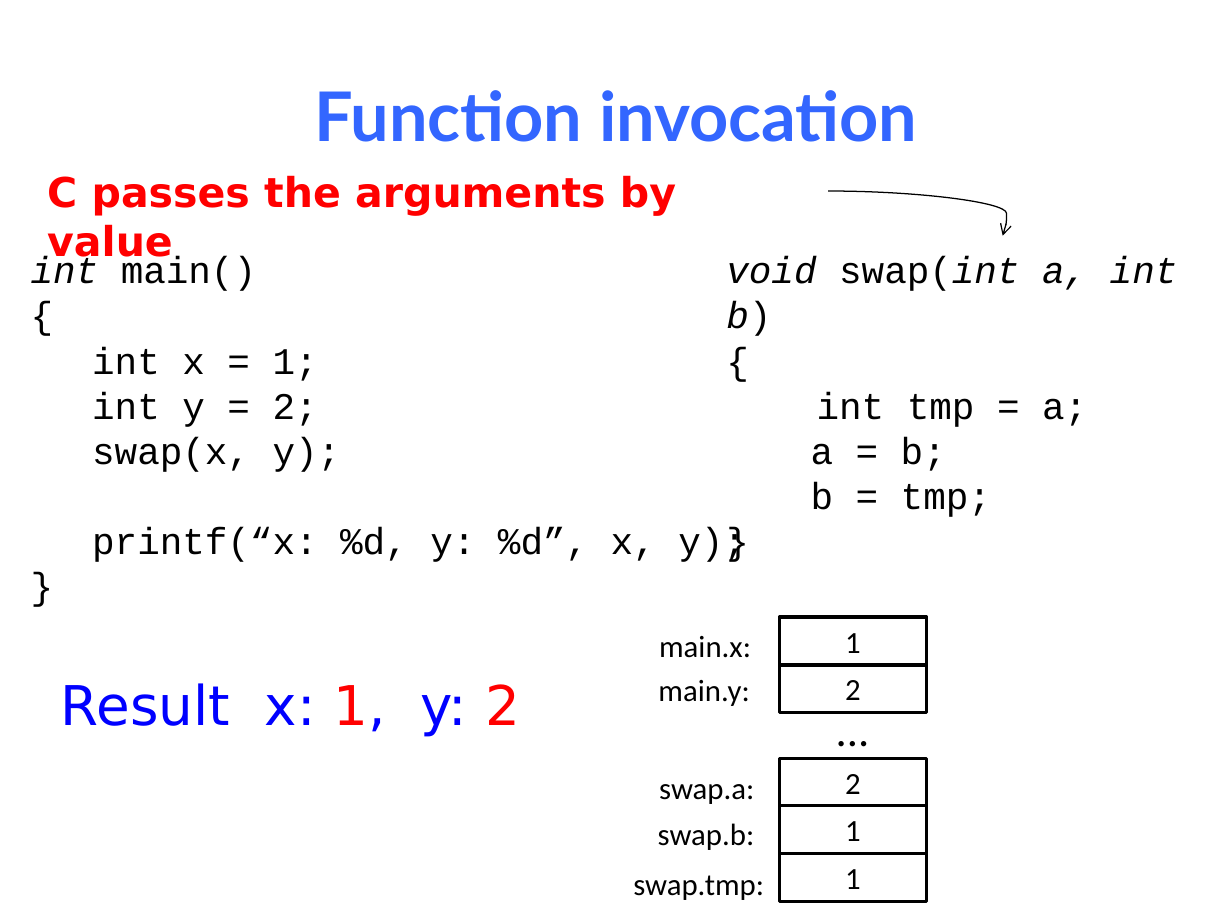
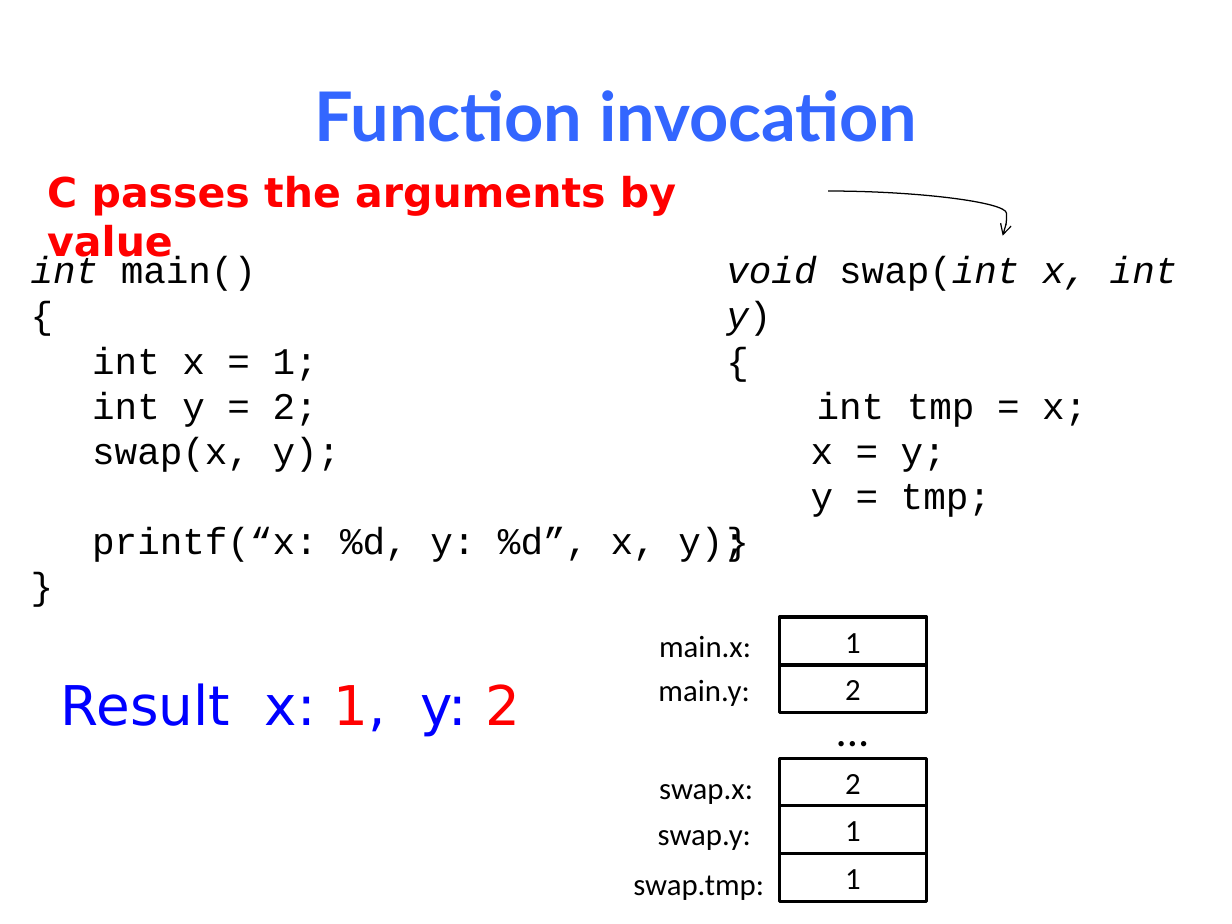
Before and after one commit to NYU-CSO/nyu-cso.github.io, a slide deck: slide 11 of notes/05-pointer_array.pptx. Drawn at 1232x924 pixels with LibreOffice and Linux fonts; fonts in the diff are those of the drawing. Boxes give left, top, right and bottom in pixels: in the first picture for what was removed or moved away, otherwise in the second. Text is boxed around its words. In the diff, an @@ line names an element or a change of style, - is before the commit and + after.

```diff
--- a/notes/05-pointer_array.pptx
+++ b/notes/05-pointer_array.pptx
@@ text at (726,256,1178,336): text changed @@
-void swap(int a, int b)
+void swap(int x, int y)
@@ text at (811,392,1087,517): text changed @@
-int tmp = a;
-a = b;
-b = tmp;
+int tmp = x;
+x = y;
+y = tmp;
@@ text at (659,784,753,804): text changed @@
-swap.a:
+swap.x:
@@ text at (658,830,751,850): text changed @@
-swap.b:
+swap.y:
```
Also in this commit, not shown: 15 other slides changed, 7 slides added, 5 slides removed, 1 other file.
